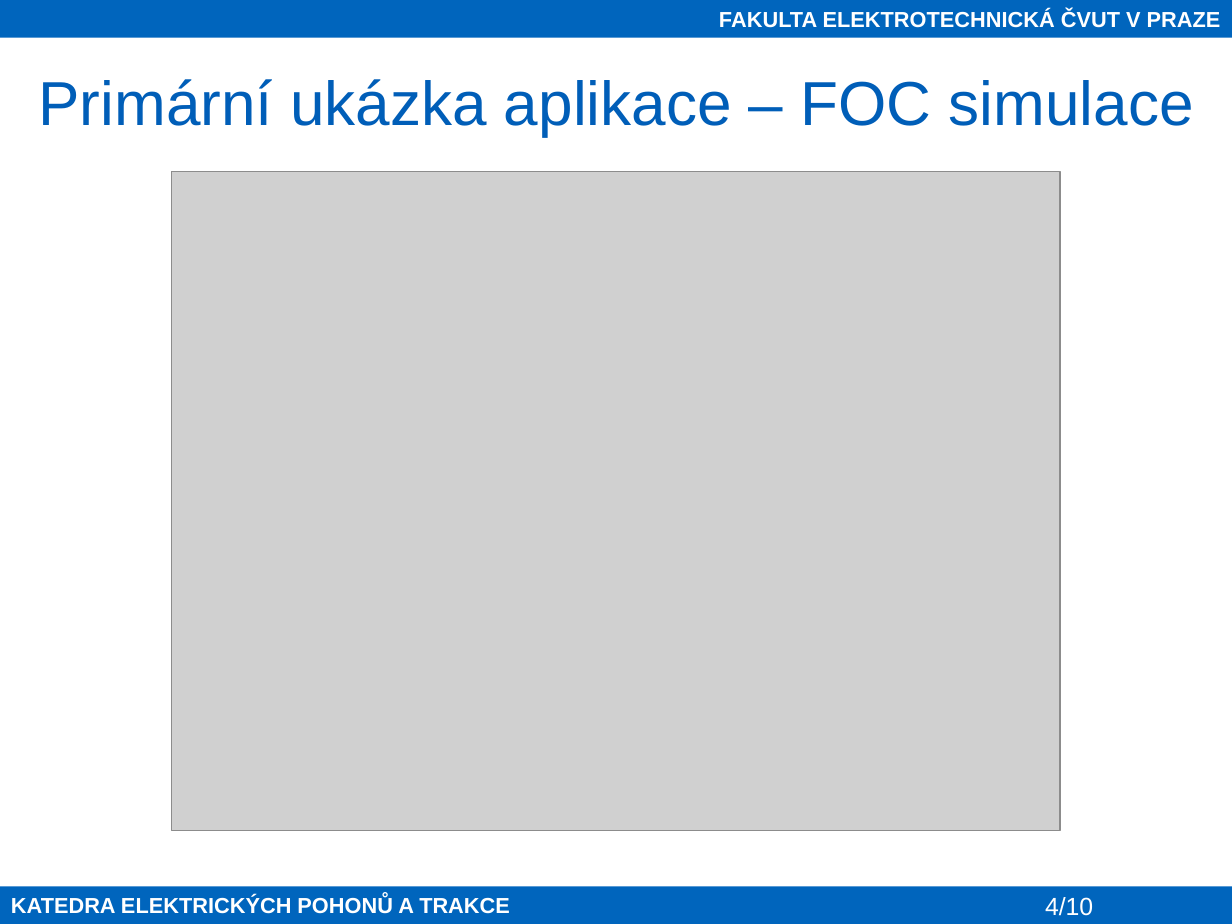
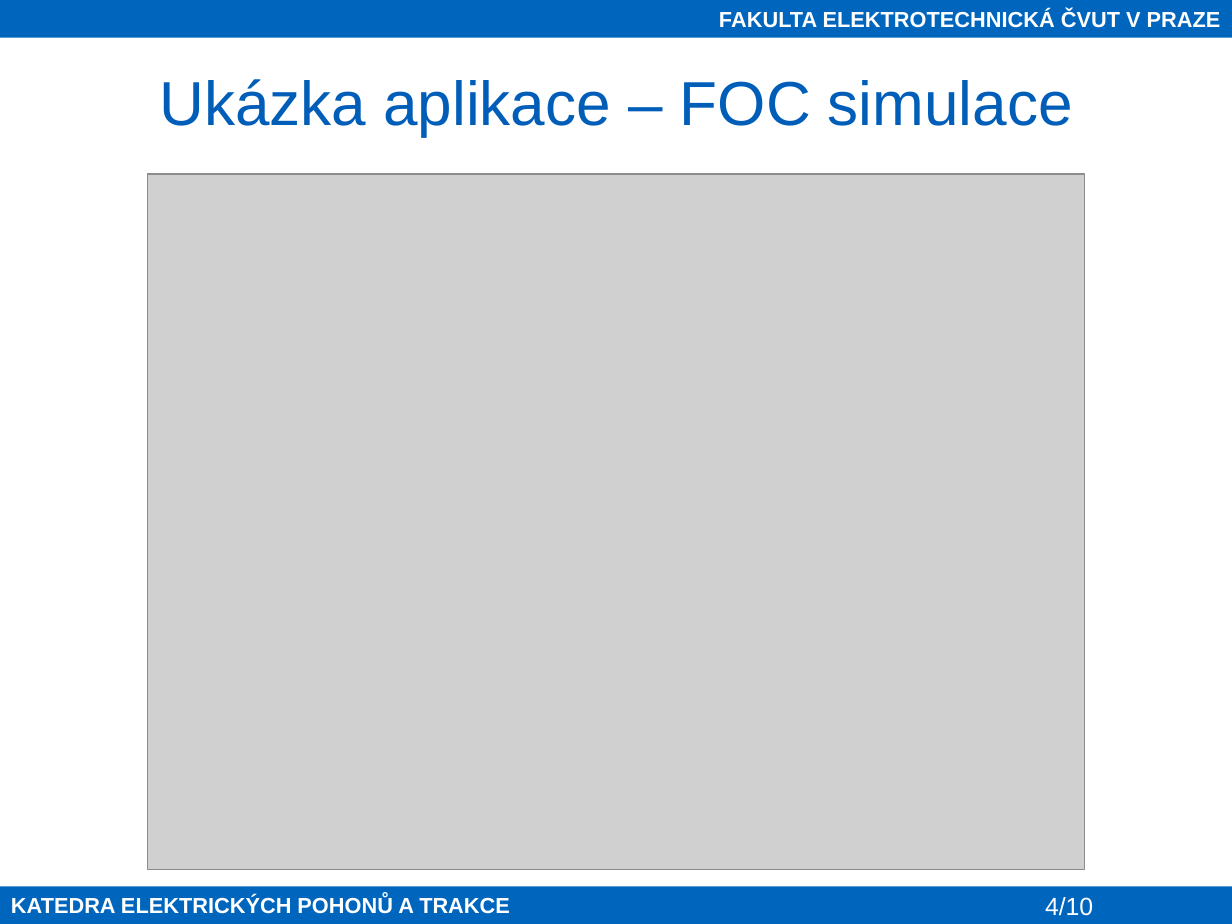
Before and after one commit to petrzakopal/dp, a slide deck: slide 4 of presentation/Zakopal_prezentace.pptx. Drawn at 1232x924 pixels with LibreOffice and Linux fonts; fonts in the diff are those of the drawing; grey boxes stand for pictures; background and template pictures are left out. Boxes give left, top, right and bottom in pixels: in the first picture for what was removed or moved away, otherwise in the second. Text is boxed around its words. In the diff, an @@ line names an element or a change of style, - is before the commit and + after.

```diff
--- a/presentation/Zakopal_prezentace.pptx
+++ b/presentation/Zakopal_prezentace.pptx
@@ title at [159, 79, 1073, 136]: text changed @@
-Primární ukázka aplikace – FOC simulace
+Ukázka aplikace – FOC simulace
@@ picture: place and size @@
-picture at [172, 171, 1061, 830]
+picture at [148, 174, 1086, 870]
```
Also in this commit, not shown: 2 other slides changed, 10 other files.
